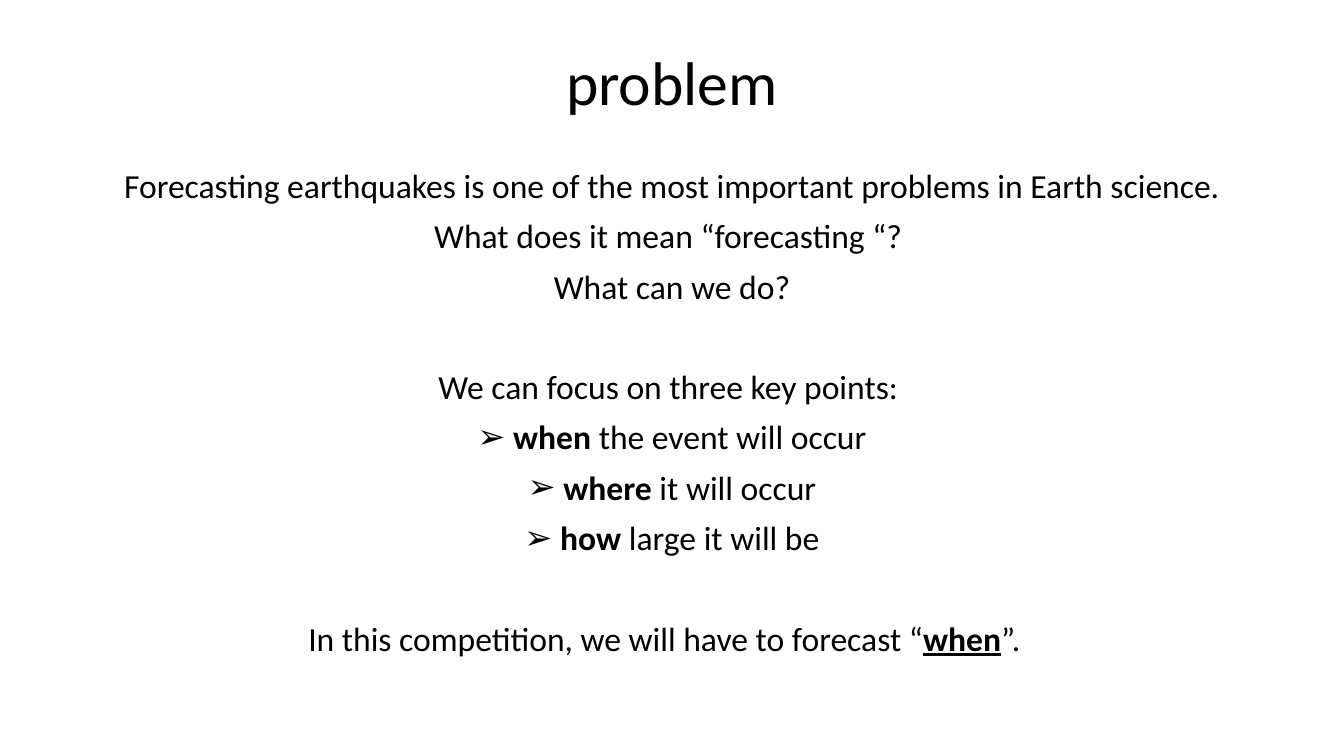
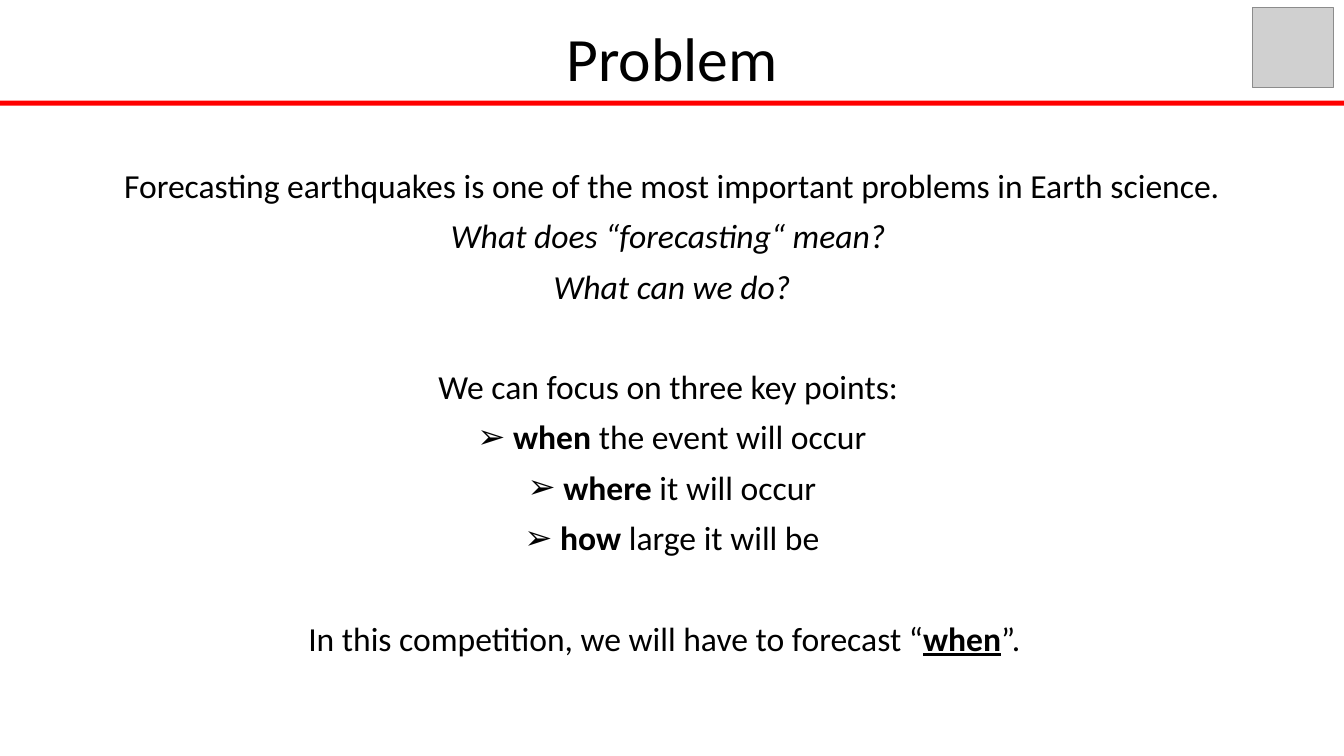
Before and after one commit to GiusTemp/kaggleunibo, a slide deck: slide 2 of slides/earthquakePrediction.pptx. Drawn at 1344x756 pixels with LibreOffice and Linux fonts; fonts in the diff are those of the drawing; grey boxes stand for pictures; background and template pictures are left out. Boxes give left, top, right and bottom in pixels: in the first picture for what was removed or moved away, otherwise in the second. Text is boxed around its words. In the diff, an @@ line names an element or a change of style, - is before the commit and + after.

```diff
--- a/slides/earthquakePrediction.pptx
+++ b/slides/earthquakePrediction.pptx
@@ title "Problem" at [566,38,777,82]: vertical alignment bottom to middle @@
@@ picture added at [1253,7,1334,88] @@
@@ title at [566,38,777,82]: text changed @@
-problem
+Problem
@@ rectangle added at [0,101,1344,106], fill #FF0000 @@
@@ subtitle at [451,224,886,254]: text changed; italic on @@
-What does it mean “forecasting “?
+What does “forecasting“ mean?
@@ subtitle at [554,275,790,300]: italic on in "What can we do?" @@
```
Also in this commit, not shown: 14 other slides changed.
